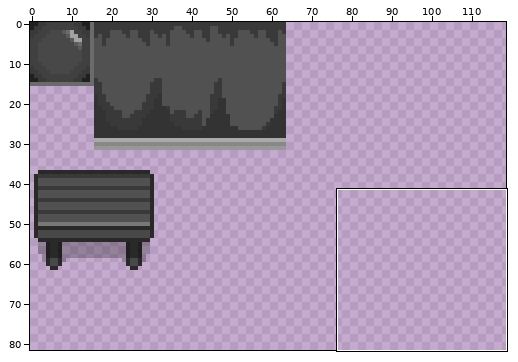
Edited in one commit: sprite sheet (Assets/Art/Background Art/Kitchen sprite sheet.png). The first picture is a wide view before the edit; the outline marks the close-up.
Close-up. Before the edit:
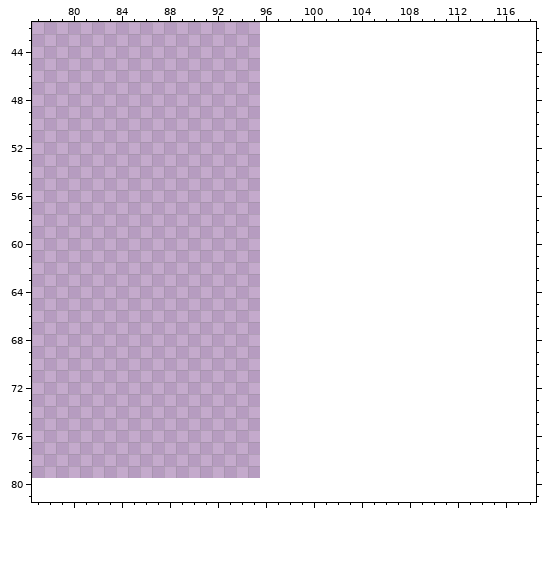
The file is 96x80 pixels. Colours within 5 levels of each other are drawn and written as one. Shown: x 77..118, y 42..81. The old version is drawn lined up with the new one, on the new canvas. The wide view leaves out empty margins. The commit also changed other parts of the picture, which this record leaves out.
New version:
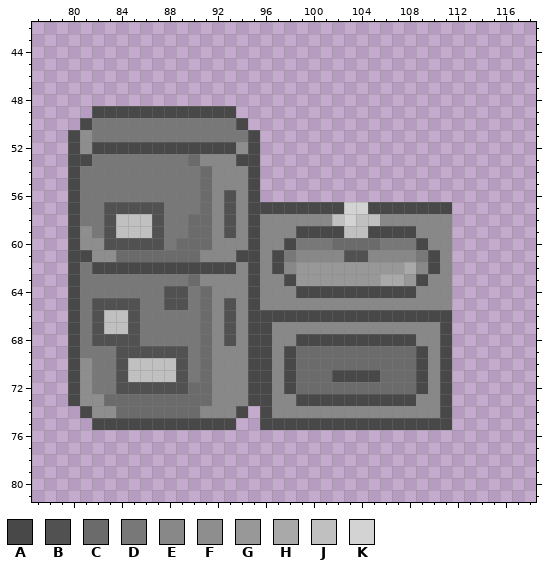
Palette (. is transparent): A #484848  B #515151  C #6b6b6b  D #787878  E #888888  F #8e8e8e  G #989898  H #a9a9a9  J #c0c0c0  K #d3d3d3
Difference:
canvas 96x80 -> 128x96
@@ x 77..118 @@
 48 ..........................................
-49 ..........................................
-50 ..........................................
-51 ..........................................
-52 ..........................................
-53 ..........................................
-54 ..........................................
-55 ..........................................
-56 ..........................................
-57 ..........................................
-58 ..........................................
-59 ..........................................
-60 ..........................................
-61 ..........................................
-62 ..........................................
-63 ..........................................
-64 ..........................................
-65 ..........................................
-66 ..........................................
-67 ..........................................
-68 ..........................................
-69 ..........................................
-70 ..........................................
-71 ..........................................
-72 ..........................................
-73 ..........................................
-74 ..........................................
-75 ..........................................
+49 .....AAAAAAAAAAAA.........................
+50 ....ADDDDDDDDDDDDA........................
+51 ...AFDDDDDDDDDDDDDA.......................
+52 ...AFAAAAAAAAAAAAFA.......................
+53 ...AADDDDDDDDCEEEAA.......................
+54 ...ADDDDDDDDDDCEEEA.......................
+55 ...ADDDDDDDDDDCEEEA.......................
+56 ...ADDDDDDDDDDCEBEA.......................
+57 ...ADDBBBBBDDDCEBEAAAAAAAAKKAAAAAAA.......
+58 ...ADDBJJJBDDCCEBEAEEEEEEJKJJEEEEEE.......
+59 ...AFDBJJJBDDCCEBEAEEEAAAAJJAAAAEEE.......
+60 ...AFFBBBBBDCCCEEEAEEADDDCCCCDDDAEE.......
+61 ...AAFFCCCCCCCEEEAAEADEEEEBBEEEEDAE.......
+62 ...ADAAAAAAAAAAAAEAEAEGGGGGGGGGHEAE.......
+63 ...ADDDDDDDDDCEEEEAEEAGGGGGGGHHGAEE.......
+64 ...ADDDDDDDBBDCEEEAEEEAAAAAAAAAAEEE.......
+65 ...ADBBBBDDBBDCEBEAEEEEEEEEEEEEEEEE.......
+66 ...ADBJJBDDDDDCEBEAAAAAAAAAAAAAAAAA.......
+67 ...ADBJJBDDDDDCEBEAAEEEEEEEEEEEEEEA.......
+68 ...ADBBBBDDDDDCEBEAAEEAAAAAAAAAAEEA.......
+69 ...ADDDBBBBBBDCEEEAAEACCCCCCCCCCAEA.......
+70 ...AFDDBJJJJBDCEEEAAEACCCCCCCCCCAEA.......
+71 ...AFDDBJJJJBDCEEEAAEACCCAAAACCCAEA.......
+72 ...AFDDBBBBBBCCEEEAAEACCCCCCCCCCAEA.......
+73 ...AFFCCCCCCCCCEEEAAEEAAAAAAAAAAEEA.......
+74 ....AFFCCCCCCCEEEA.AEEEEEEEEEEEEEEA.......
+75 .....AAAAAAAAAAAA..AAAAAAAAAAAAAAAA.......
 76 ..........................................
